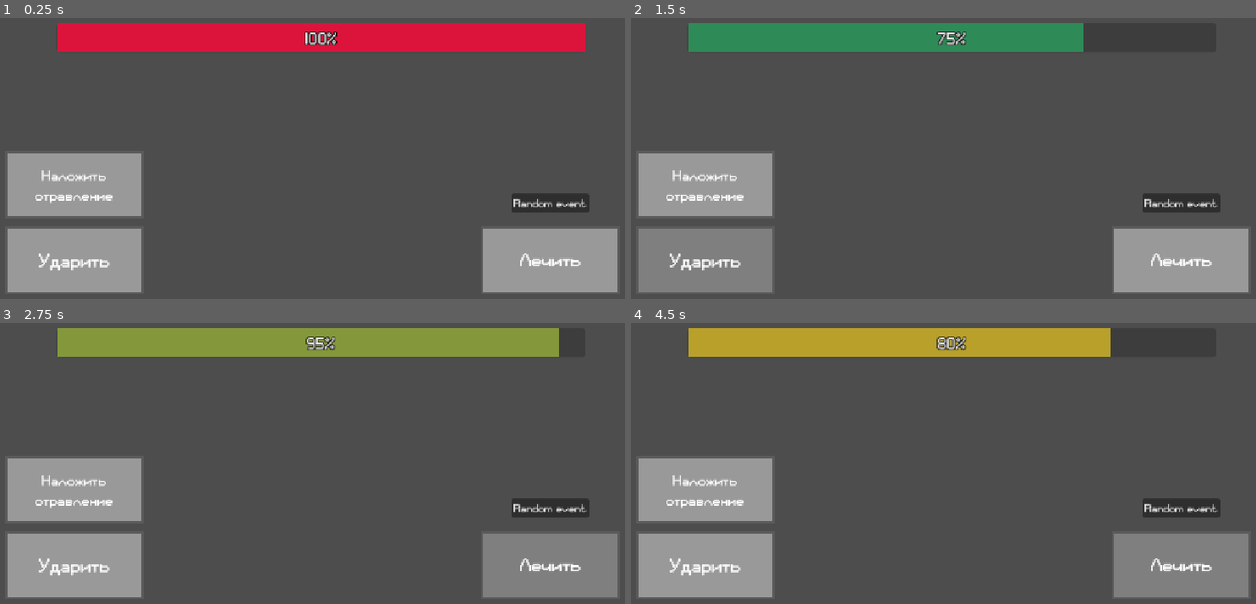
Above: before the commit, frames 1-4 (two rows, left to right).
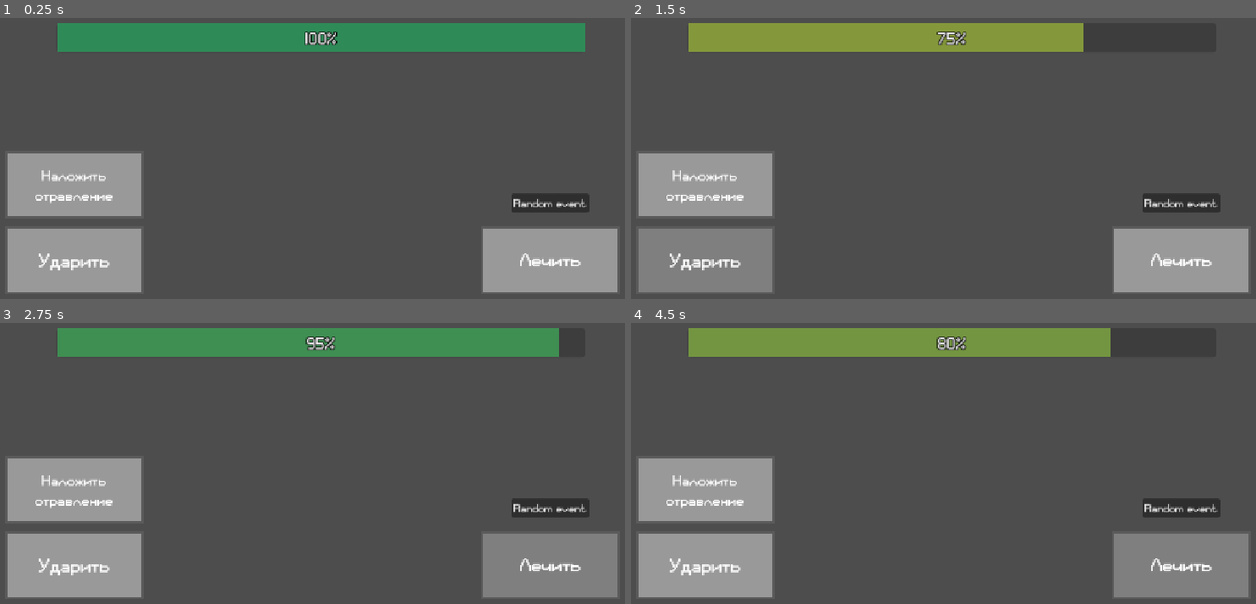
Above: after the commit, the same moments.

Repository: dullxxisdead/My-Godot-Journey
Game: Godot game, scene res://node_2d.tscn
Same seed, same stepped clock (60 frames per second), same inputs: the game is played once before the commit and once after it.
Inputs:
- Up to frame 1 (0.25 s): no input
- Up to frame 2 (1.5 s): click "Random event" at 0.5 s; click "Ударить" at 1.25 s
- Up to frame 3 (2.75 s): click "Лечить" at 2 s
- Up to frame 4 (4.5 s): click "Наложить отравление" at 2.75 s; click "Ударить" at 3.5 s; click "Лечить" at 4.25 s

The runs differ from the first frame. In frame 1, 8.5% of the frame differs, in the area x 9-94%, y 1-13%; in frame 2, 6.3%; in frame 3, 8.1%; in frame 4, 6.8%.

Commit message:
Auto save 2026-11-19 18:48:21

Diff:
--- a/hp-sandbox/progress_bar.gd
+++ b/hp-sandbox/progress_bar.gd
@@ -26,12 +26,12 @@
 	return
 
 func update_healthbar():
+	value = health
+	max_value = max_health
 	var hp_color = hp_gradient.sample(ratio)
 	var _health_ratio = float(health) / max_health
 	var fill_style = get_theme_stylebox("fill")
 	fill_style.bg_color = hp_color
-	value = health
-	max_value = max_health
 	if health < 1:
 		get_tree().change_scene_to_file("res://death_screen.tscn")
 
